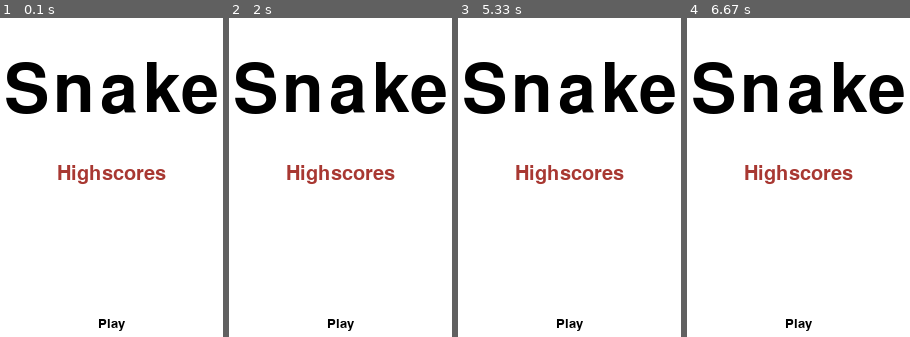
Above: before the commit, frames 1-4 (left to right).
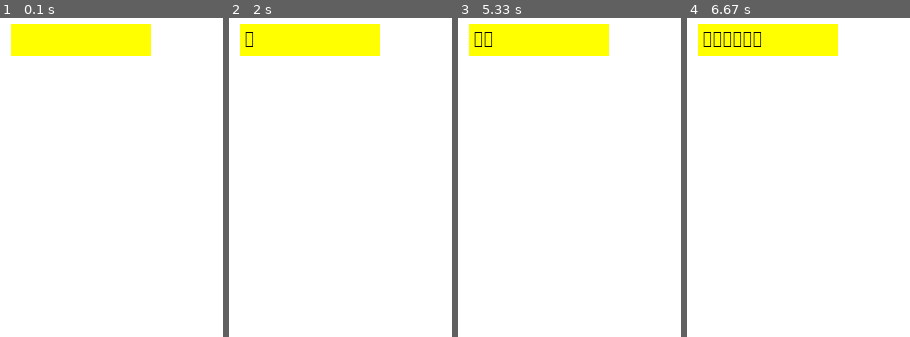
Above: after the commit, the same moments.

Repository: mcastre1/pygame
Game: pygame game, started from snake_game/main.py
Two runs of this game, one before a commit and one after it. Both use one fixed random seed, a clock stepped at 60 frames per second and the inputs below.
Inputs (mouse positions are in pixels of both pictures, inside the frame that each line leads up to):
- Up to frame 1 (0.1 s): no input
- Up to frame 2 (2 s): hold Backspace 0.33-0.8 s; hold Right 0.33-0.8 s; move the mouse to (318, 260) at 0.37 s; tap Enter at 1.83 s
- Up to frame 3 (5.33 s): hold Backspace 3.23-3.7 s; move the mouse to (576, 308) at 3.27 s; tap Enter at 4.73, 5.13 s; move the mouse to (outside the picture) at 5.1 s
- Up to frame 4 (6.67 s): tap Enter at 5.43, 5.63, 5.93, 6.3 s; move the mouse to (825, 193) at 5.6 s; move the mouse to (outside the picture) at 6.27 s

The runs differ from the first frame. In frame 1, 15% of the frame differs, in the area x 2-98%, y 1-99%; in frame 2, 15%; in frame 3, 15%; in frame 4, 15%.

Commit message:
Able to type in user name for highscores.

Diff:
--- a/snake_game/gameState.py
+++ b/snake_game/gameState.py
@@ -54,6 +54,9 @@
         # saving feature
         self.highscores = {}
 
+        # input state
+        self.user_text = ''
+
         try:
         # Read and load json text file
             with open('./snake_game/highscores.txt', 'r') as highscores_file:
@@ -77,6 +80,8 @@
             self.gameover_state()
         elif self.state == 'highscores':
             self.highscores_state()
+        elif self.state == 'input':
+            self.user_input_state()
 
     def play_init(self):
         # Add sprites to groups
@@ -362,3 +367,30 @@
         self.screen.blit(gameover_text, gameover_rect)
         self.screen.blit(playagain_text, playagain_rect)
         self.screen.blit(score_text, score_rect)
+
+    def user_input_state(self):
+        base_font = pygame.font.Font(None, 32)
+
+
+        input_rect = pygame.Rect(200,200,140,32)
+        text_surface = base_font.render(self.user_text, True, 'black')
+
+        for event in pygame.event.get():
+            if event.type == pygame.QUIT:
+                pygame.quit()
+                sys.exit()
+
+            if event.type == pygame.KEYDOWN:
+                if event.key == pygame.K_BACKSPACE:
+                    self.user_text = self.user_text[:-1]
+                else:
+                    self.user_text += event.unicode
+
+                text_surface = base_font.render(self.user_text, True, 'black')
+
+        self.screen.fill(WHITE)
+        pygame.draw.rect(self.screen, 'yellow', input_rect)
+
+        input_rect.w = max(100, text_surface.get_width()+10)
+
+        self.screen.blit(text_surface, (input_rect.x+5, input_rect.y+5))
--- a/snake_game/main.py
+++ b/snake_game/main.py
@@ -11,7 +11,6 @@
 
 #sounds
 apple_bite_sfx = pygame.mixer.Sound('./snake_game/sounds/apple_bite.ogg')
-
 #music
 background_music = pygame.mixer.Sound('./snake_game/sounds/background_music.mp3')
 background_music.play(-1)
@@ -22,7 +21,7 @@
 pickup_group = pygame.sprite.Group()
 
 game_state = GameState(head_group, body_group, pickup_group, screen, apple_bite_sfx, background_music)
-game_state.set_state('intro')
+game_state.set_state('input')
 
 while True:
     game_state.state_manager()
